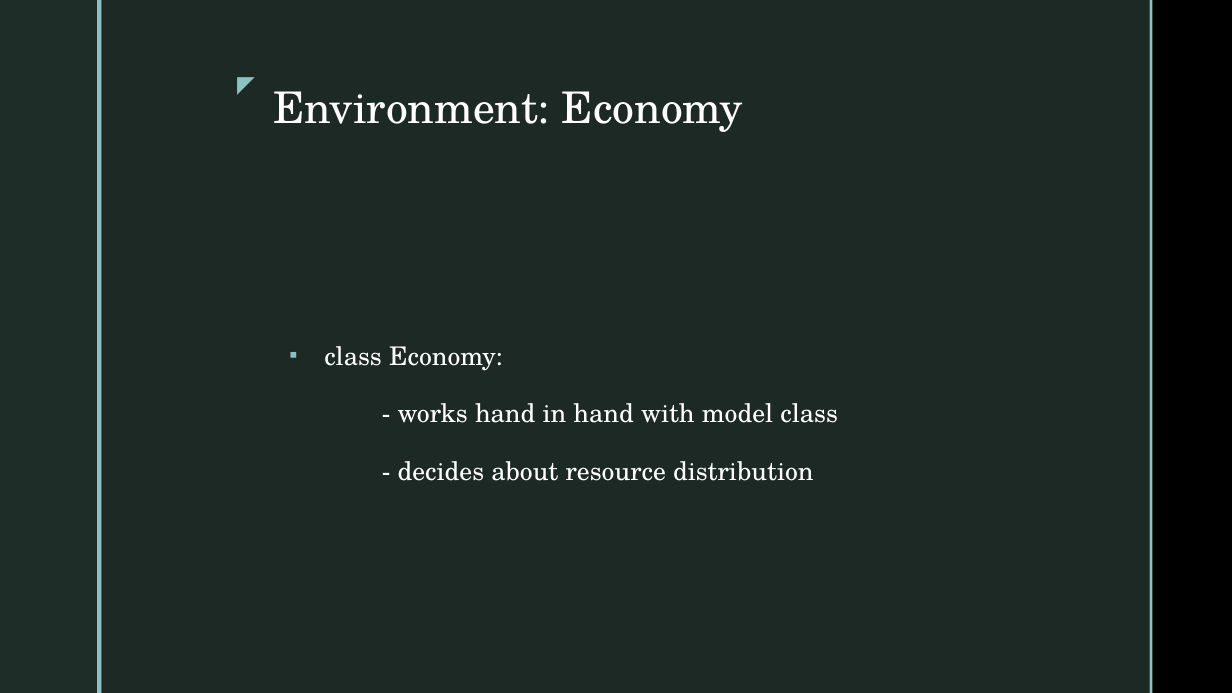
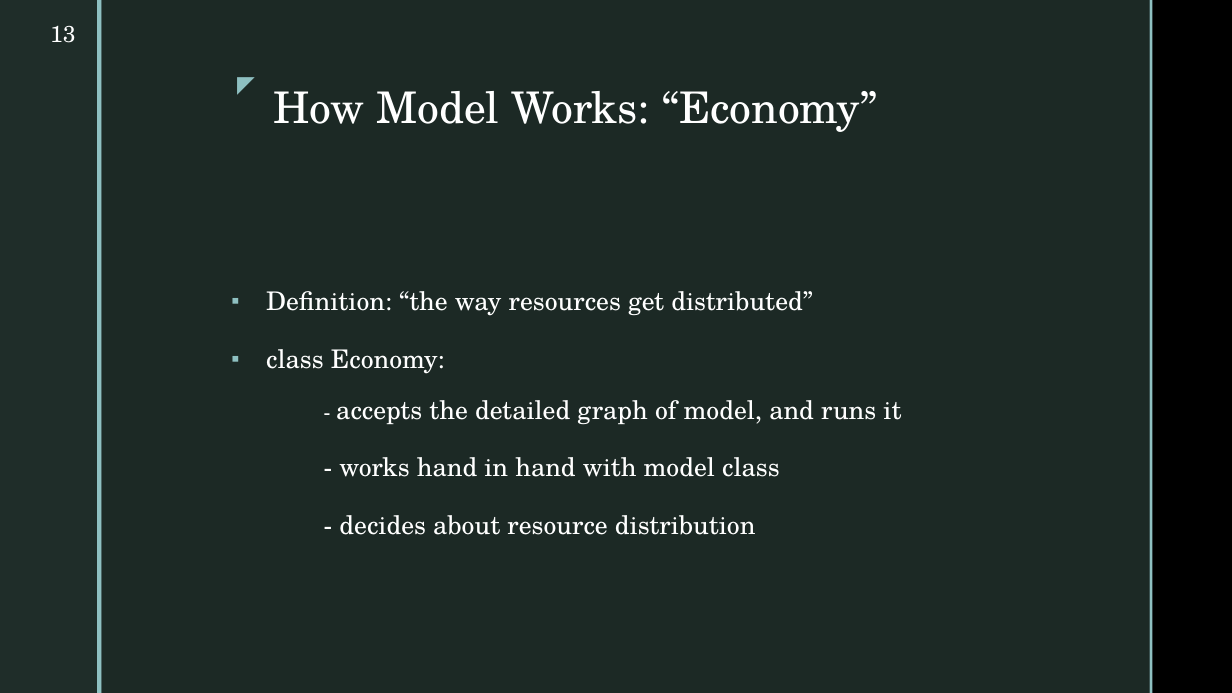
Before and after one commit to cmudrc/pied-piper, a slide deck: slide 13 of Other/Presentation/Presentation 01.pptx (slide 11 before the commit). Drawn at 1232x693 pixels with LibreOffice and Linux fonts; fonts in the diff are those of the drawing; background and template pictures are left out. Boxes give left, top, right and bottom in pixels: in the first picture for what was removed or moved away, otherwise in the second. Text is boxed around its words. In the diff, an @@ line names an element or a change of style, - is before the commit and + after.

```diff
--- a/Other/Presentation/Presentation 01.pptx
+++ b/Other/Presentation/Presentation 01.pptx
@@ page number added at <box>50,25,76,43</box>, 18 pt, text #FFFFFF @@
+13
@@ title at <box>273,91,877,132</box>: text changed @@
-Environment: Economy
+How Model Works: “Economy”
@@ text "Definition: “the way resources get ...": place and size @@
-text "Definition: “the way resources get ..." at <box>324,346,838,481</box>
+text "Definition: “the way resources get ..." at <box>266,291,901,535</box>
@@ text at <box>266,291,813,316</box>: paragraph added @@
+▪ Definition: “the way resources get distributed”
@@ text at <box>336,400,901,425</box>: paragraph added @@
+    - accepts the detailed graph of model, and runs it
```
Also in this commit, not shown: 9 other slides changed, 8 slides added, 5 other files.
